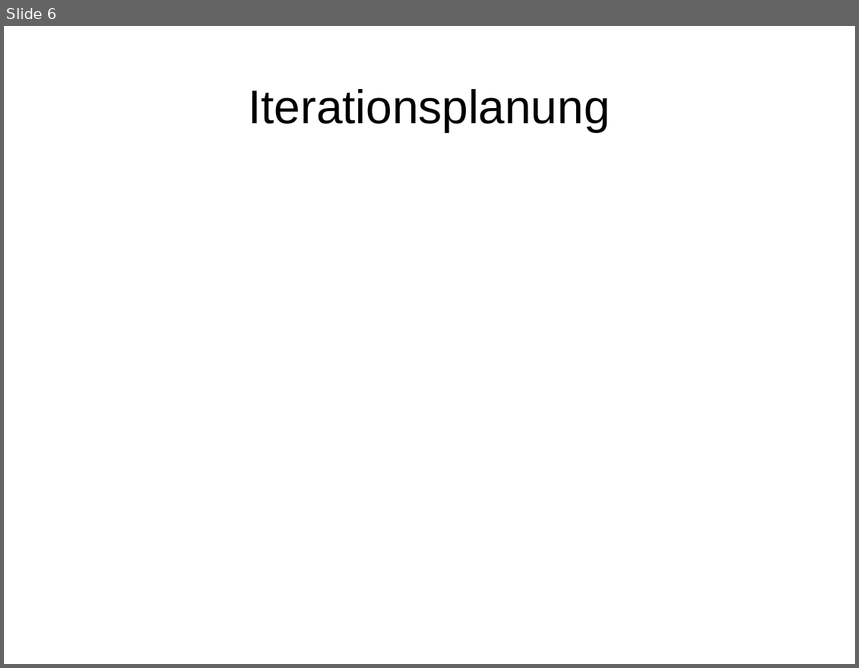
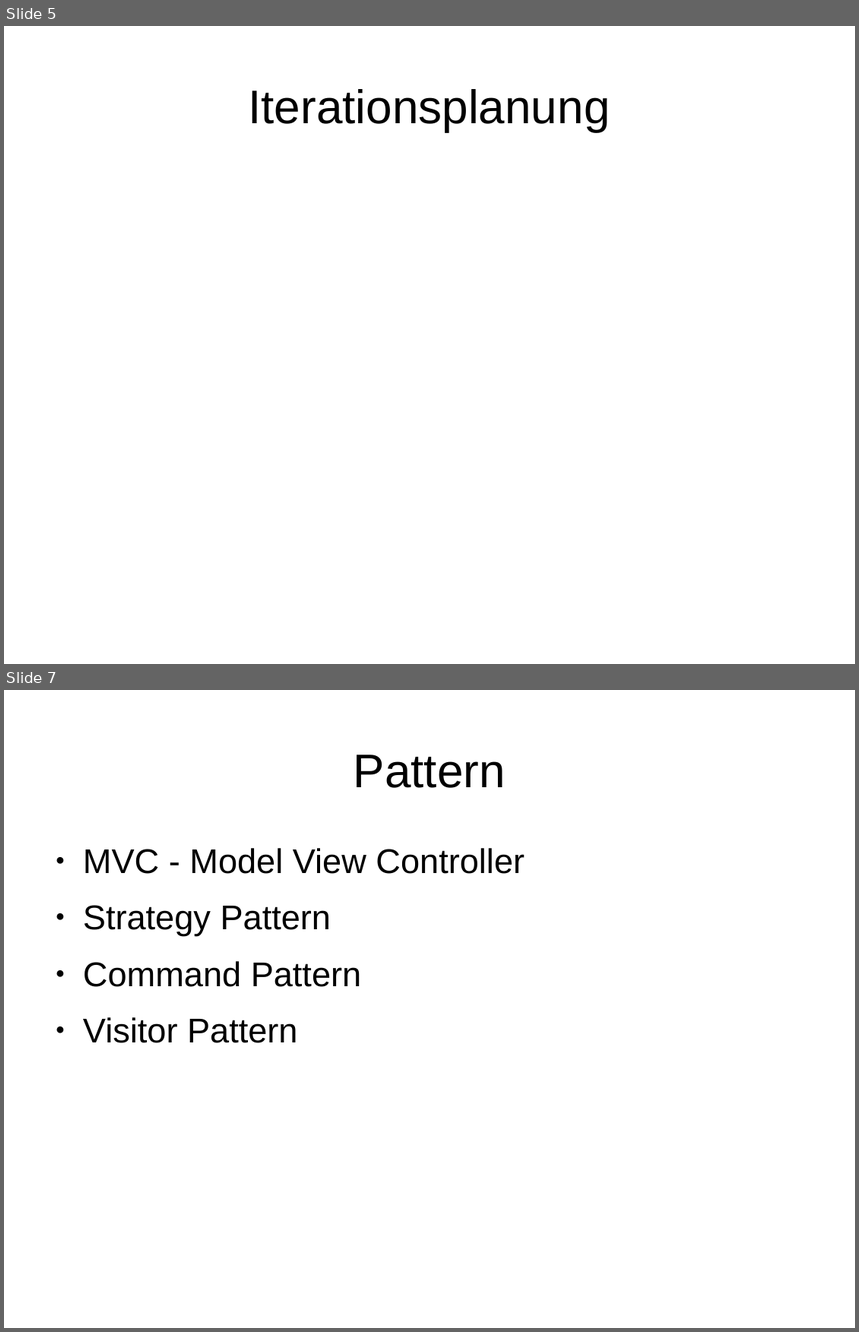
Before and after one commit to delsener/ch.zhaw.mdp.fallstudie, a slide deck: presentation/jmail_presentation.odp. Shown one above the other, each under a label of ours: slide 6 before the commit, slides 5 and 7 after it; the slides between them are not shown. The pictures are 859x668 and 859x1332 pixels, drawn with LibreOffice and Linux fonts; fonts in the diff are those of the drawing. Boxes give left, top, right and bottom in pixels: in the first picture for what was removed or moved away, otherwise in the second. Text is boxed around its words. In the diff, an @@ line names an element or a change of style, - is before the commit and + after.

```diff
--- a/presentation/jmail_presentation.odp
+++ b/presentation/jmail_presentation.odp
@@ slide 7 added at (x1=4, y1=690, x2=855, y2=1328), background #FFFFFF @@
@@ title added at (x1=354, y1=755, x2=506, y2=788), 44 pt, text #000000 @@
+Pattern
@@ text added at (x1=83, y1=848, x2=525, y2=1043), 32 pt, text #000000 @@
+● MVC - Model View Controller
+● Strategy Pattern
+● Command Pattern
+● Visitor Pattern
@@ what was slide 6 is now slide 5 @@
```
Also in this commit, not shown: 2 slides changed, 2 other slides added, 4 slides removed.
